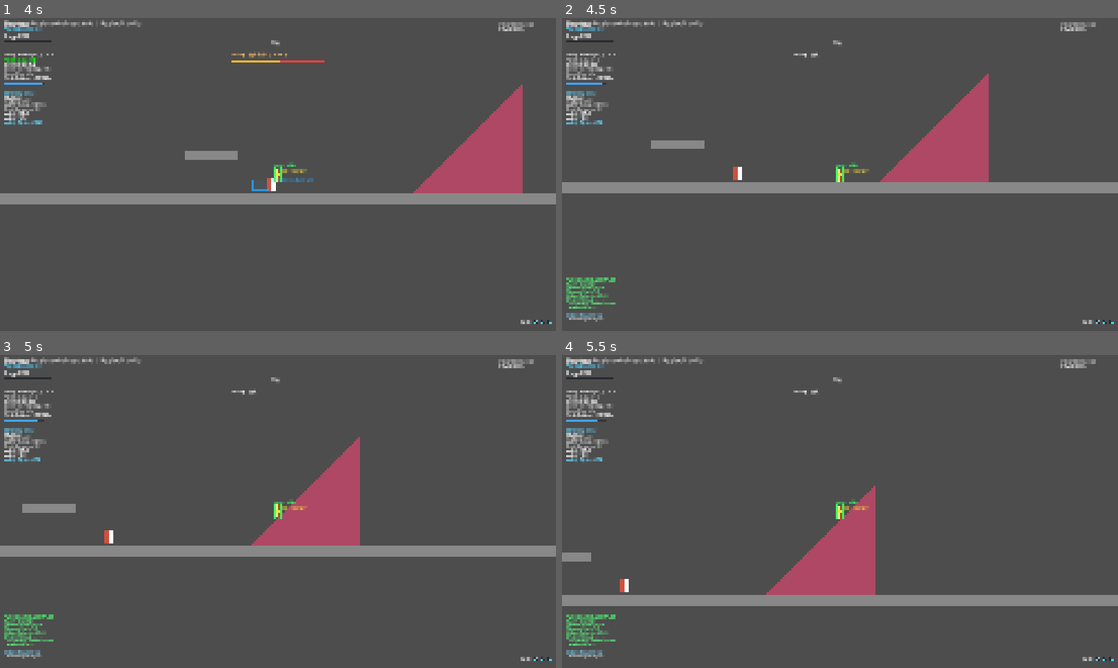
Above: before the commit, frames 1-4 (two rows, left to right).
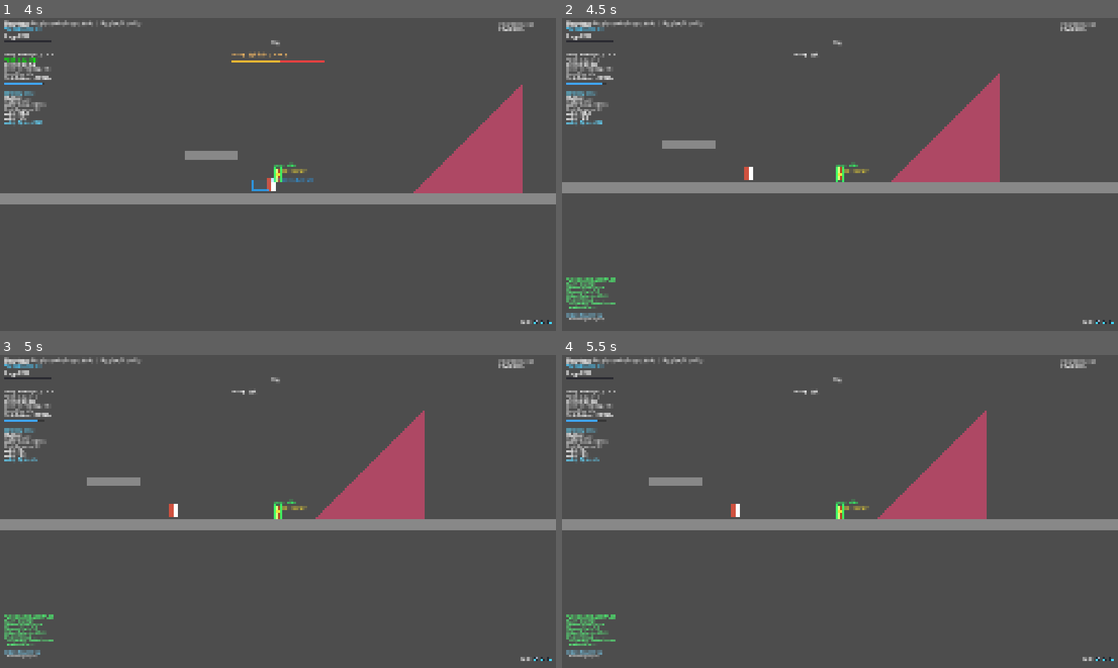
Above: after the commit, the same moments.

Repository: Guo3020/CombatLab
Game: Godot game, scene res://02_scenes/01_arena/main.tscn
Same seed, same stepped clock (60 frames per second), same inputs: the game is played once before the commit and once after it.
Inputs (mouse positions are in pixels of both pictures, inside the frame that each line leads up to):
- Up to frame 1 (4 s): tap Enter at 0.5 s; move the mouse to (400, 158) at 0.52 s; hold D (move_right) 0.53-1.25 s; hold Right mouse button (dodge) 0.53-1.25 s; click (400, 158) at 0.67 s; tap Up (jump) at 0.77, 3.77 s; drag from (166, 190) to (405, 174) at 1.27 s; move the mouse to (333, 105) at 2.02 s; hold A (move_left) 2.03-2.75 s; tap Delete at 2.1 s; drag from (250, 237) to (111, 127) at 2.77 s; move the mouse to (444, 221) at 3.52 s; hold D (move_right) from 3.53 s (still down); hold Right mouse button (dodge) from 3.53 s (still down)
- Up to frame 2 (4.5 s): tap M (debug_player_die) at 4.15 s; release D (move_right) at 4.25 s; release Right mouse button (dodge) at 4.25 s; drag from (673, 127) to (756, 96) at 4.27 s
- Up to frame 3 (5 s): no input
- Up to frame 4 (5.5 s): move the mouse to (867, 511) at 5.02 s; hold D (move_right) from 5.03 s (still down); tap Delete at 5.1 s; click (867, 511) at 5.17 s

Frame 1 is identical in both runs. In frame 2, 1.6% of the frame differs, in the area x 3-79%, y 17-97%; in frame 3, 13%; in frame 4, 14%, in the area x 0-100%, y 17-98%.

Commit message:
Integrate non-knockback death movement for Player

Diff:
--- a/03_scripts/02_player/characters/player1.gd
+++ b/03_scripts/02_player/characters/player1.gd
@@ -11,6 +11,11 @@
 
 @export_group("生命值")
 @export var max_health: float = 100.0
+
+@export_group("死亡移动")
+@export var death_horizontal_deceleration: float = 900.0
+@export_range(0.0, 1.0, 0.05)
+var death_landing_bounce_ratio: float = 0.35
 
 @export_group("受击设置")
 @export_range(0, 10, 1)
@@ -108,6 +113,7 @@
 var facing_direction: float = 1.0
 
 var movement_controller: PlayerMovementController
+var death_movement_controller: DeathMovementController
 
 # MovementModule 使用的统一请求入口；实际控制器仍由 PlayerMovementController 承担。
 var movement_request_handler: Object:
@@ -152,6 +158,7 @@
 		combat_combo_executor,
 		self
 	)
+	death_movement_controller = DeathMovementController.new()
 
 	movement_controller.dash_action_data = dash_action_data
 	movement_controller.dash_max_charges = dash_max_charges
@@ -376,13 +383,9 @@
 	# 死亡后不再执行输入、Action 或普通移动逻辑，
 	# 但保留独立的重力与碰撞更新。
 	if is_dead:
-		velocity = movement_controller.apply_gravity(
-			actor_delta,
-			velocity,
-			is_on_floor(),
-			false
-		)
+		death_movement_controller.update_before_move(actor_delta)
 		_move_and_slide_with_time_scale(actor_delta, delta)
+		death_movement_controller.update_after_move()
 		return
 
 	# --------------------------------------------------
@@ -620,7 +623,10 @@
 # 生命值与受击
 # ==================================================
 
-func take_damage(damage: float) -> void:
+func take_damage(
+	damage: float,
+	attack_direction: Vector2 = Vector2.ZERO
+) -> void:
 	if is_dead:
 		return
 
@@ -631,10 +637,10 @@
 	debug_damage_number.emit(global_position, damage)
 
 	if current_health <= 0.0:
-		die()
-
-
-func die() -> void:
+		die(attack_direction)
+
+
+func die(attack_direction: Vector2 = Vector2.ZERO) -> void:
 	if is_dead:
 		return
 
@@ -681,6 +687,18 @@
 
 	# Action / Movement 清理回调可能改写速度，恢复死亡瞬间的速度。
 	velocity = death_velocity
+
+	# 死亡移动使用独立控制器，不再继续执行普通 Movement。
+	# Layer 1 / Layer 2 在死亡期间都保持碰撞。
+	set_collision_mask_value(1, true)
+	set_collision_mask_value(2, true)
+	death_movement_controller.begin_non_knockback(
+		self,
+		attack_direction,
+		movement_controller.gravity,
+		death_horizontal_deceleration,
+		death_landing_bounce_ratio
+	)
 
 
 # ==================================================
@@ -791,7 +809,8 @@
 		"duck_and_landing_clear": duck_and_landing_clear,
 		"debug_timeline_clear": debug_timeline_clear,
 		"collision_mask_layers": collision_mask_layers,
-		"death_velocity": velocity
+		"death_velocity": velocity,
+		"death_movement": death_movement_controller.get_debug_data()
 	}
 
 
